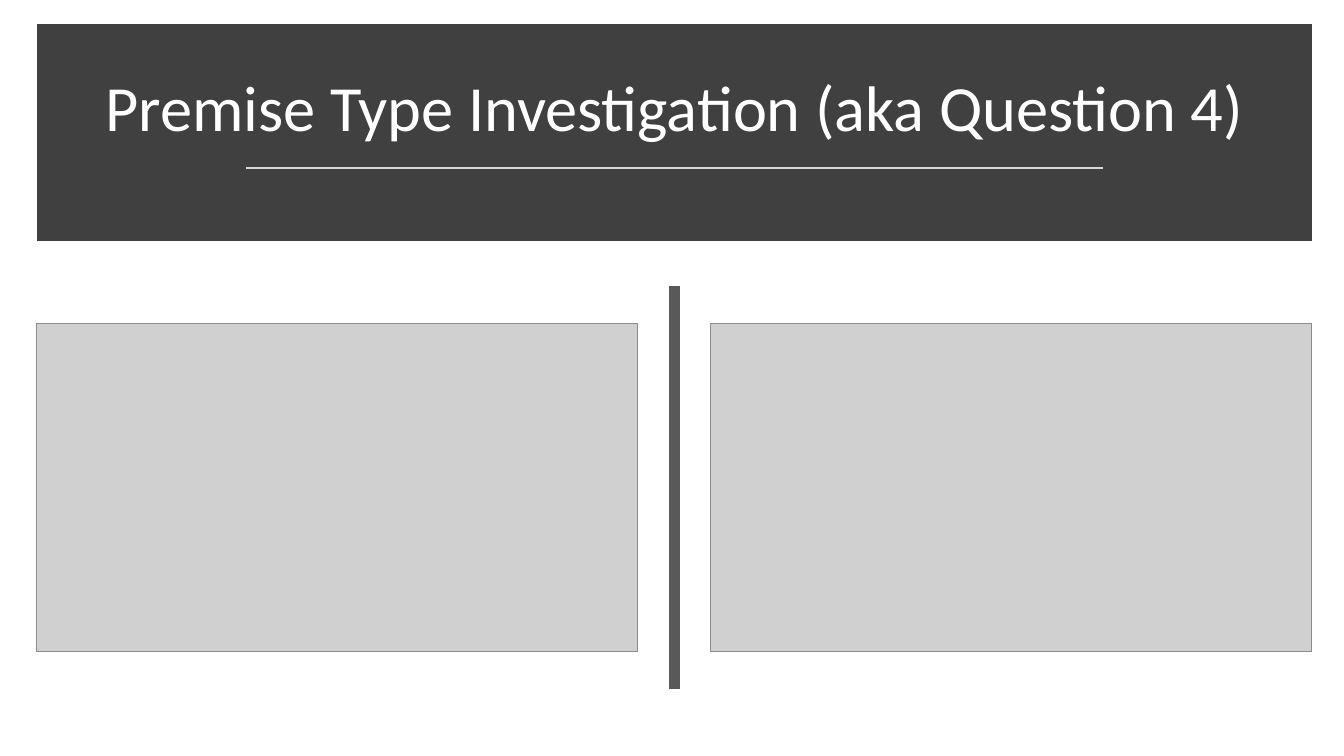
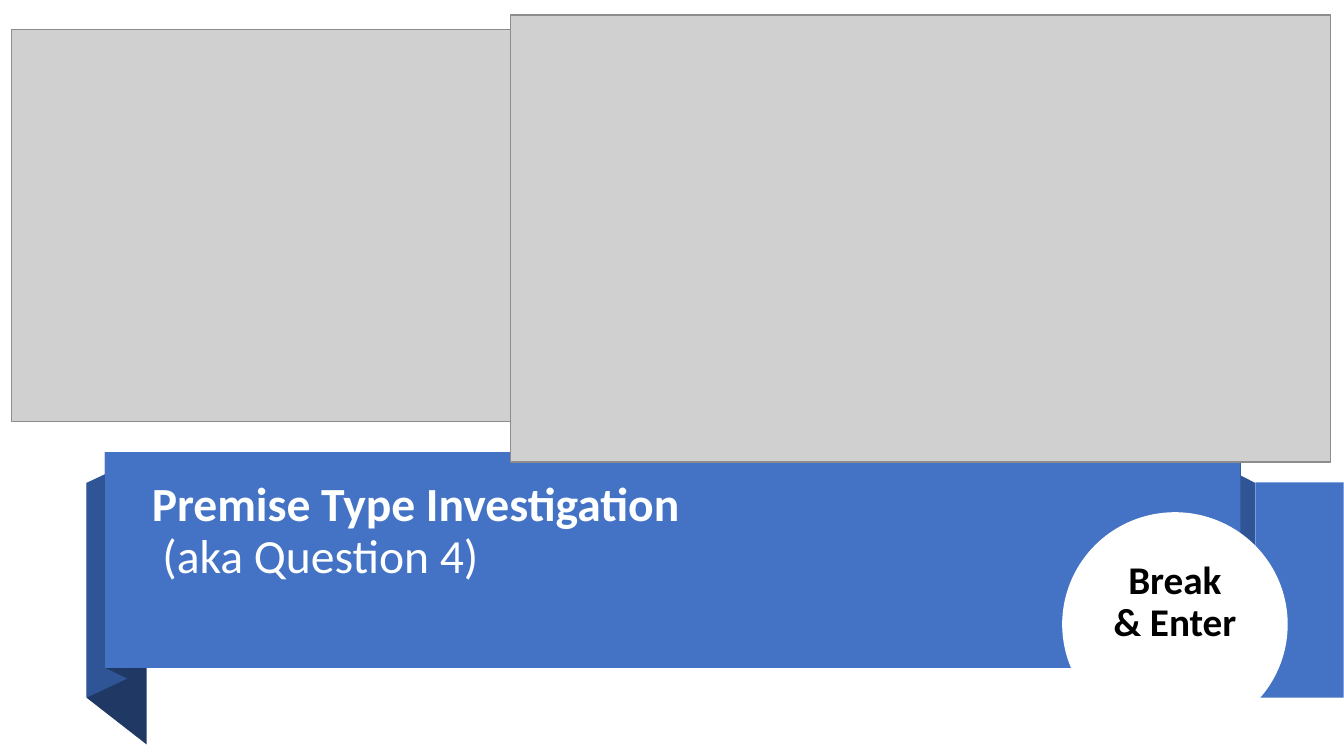
Before and after one commit to neha-nayeem/Project-01, a slide deck: slide 15 of Presentation - Project 01.pptx. Drawn at 1344x756 pixels with LibreOffice and Linux fonts; fonts in the diff are those of the drawing; grey boxes stand for pictures. Boxes give left, top, right and bottom in pixels: in the first picture for what was removed or moved away, otherwise in the second. Text is boxed around its words. In the diff, an @@ line names an element or a change of style, - is before the commit and + after.

Commit message:
updated presentation

```diff
--- a/Presentation - Project 01.pptx
+++ b/Presentation - Project 01.pptx
@@ picture: place and size @@
-picture at [36,324,638,651]
+picture at [511,15,1332,463]
@@ picture: place and size @@
-picture at [711,324,1313,651]
+picture at [11,30,604,422]
@@ rectangle removed at [43,31,1305,235] @@
@@ line removed from (246, 167) to (1103, 167) @@
@@ line removed from (675, 286) to (675, 690) @@
@@ freeform shape added at [87,464,127,698], fill #2F5597 @@
@@ freeform shape added at [105,452,127,679], fill #203864 @@
@@ rectangle added at [105,452,1241,667], fill #4472C4 @@
@@ line added from (1241, 452) to (105, 452), #FEFFFF 1 pt @@
@@ title "Premise Type Investigation (aka Question ...": place and size @@
-title "Premise Type Investigation (aka Question ..." at [106,84,1243,142]
+title "Premise Type Investigation (aka Question ..." at [152,487,679,580]
@@ title "Premise Type Investigation (aka Question ..." at [152,487,679,580]: size 46 to 34 pt, text colour #FFFFFF to #FEFFFF; bold on in "Premise Type Investigation"; alignment centre to left @@
@@ freeform shape added at [1218,464,1255,698], fill #2F5597 @@
@@ freeform shape added at [1219,452,1241,679], fill #203864 @@
@@ freeform shape added at [87,483,146,745], fill #203864 @@
@@ rectangle added at [1255,483,1344,699], fill #4472C4 @@
@@ ellipse added at [1072,522,1278,727], fill #FFFFFF, outline #FFFFFF 13.75 pt, 28 pt, text #000000, bold @@
+Break & Enter
```
Also in this commit, not shown: 16 other slides changed, 1 slide added, 1 slide removed, 1 other file.
